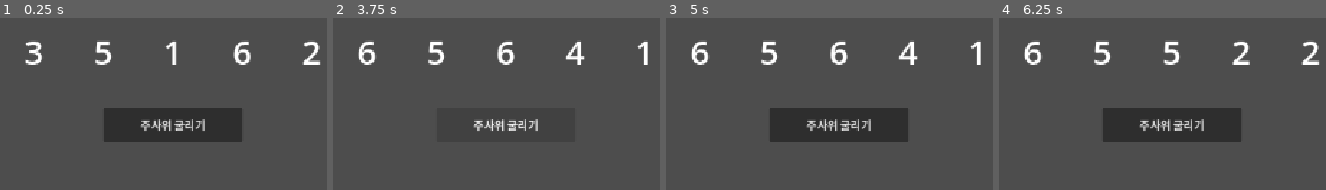
Above: before the commit, frames 1-4 (left to right).
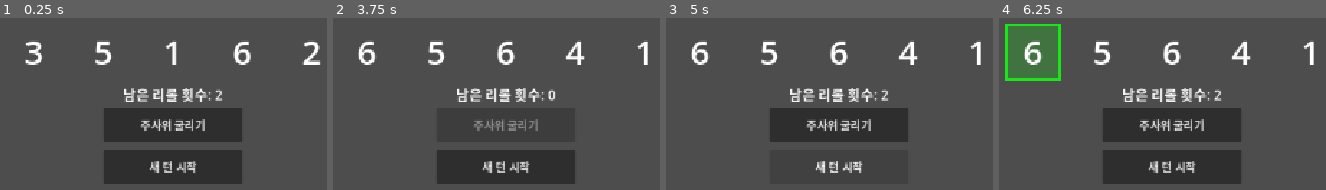
Above: after the commit, the same moments.

Repository: gyutaeng/yacht-dice
Game: Godot game, scene res://scenes/Main.tscn
The game is run twice, just before and just after one commit, with the same random seed, the same clock (stepped at 60 frames per second) and the same inputs.
Inputs (mouse positions are in pixels of both pictures, inside the frame that each line leads up to):
- Up to frame 1 (0.25 s): no input
- Up to frame 2 (3.75 s): click "주사위 굴리기" at 0.5 s; click (506, 165) at 1.25 s, where only the run after the commit has a clickable "새 턴 시작"; click (506, 165) at 2 s, where only the run after the commit has a clickable "새 턴 시작"; click "주사위 굴리기" at 2.75 s; click "주사위 굴리기" at 3.5 s
- Up to frame 3 (5 s): click (839, 165) at 4.25 s, where only the run after the commit has a clickable "새 턴 시작"
- Up to frame 4 (6.25 s): tap Enter at 5 s; move the mouse to (outside the picture) at 5.02 s; click (outside the picture) at 5.17 s; tap Space at 5.75 s; move the mouse to (1012, 62) at 5.77 s; click (1012, 62) at 5.92 s

The runs differ from the first frame. In frame 1, 9.5% of the frame differs, in the area x 31-75%, y 40-97%; in frame 2, 10%; in frame 3, 1.9%; in frame 4, 16%, in the area x 1-99%, y 3-97%.

Commit message:
주사위 고정 및 리롤 시스템 추가

Diff:
--- a/scenes/Main.gd
+++ b/scenes/Main.gd
@@ -1,17 +1,79 @@
 extends Node2D
 
+const MAX_REROLLS := 2
+
 var dice_results: Array[int] = [1, 1, 1, 1, 1]
+var dice_locked: Array[bool] = [false, false, false, false, false]
+var rerolls_left: int = MAX_REROLLS
+
+var locked_style := StyleBoxFlat.new()
 
 @onready var dice_labels: Array[Label] = [$Dice1, $Dice2, $Dice3, $Dice4, $Dice5]
 @onready var roll_button: Button = $RollButton
+@onready var new_turn_button: Button = $NewTurnButton
+@onready var reroll_label: Label = $RerollLabel
 
 
 func _ready() -> void:
+	locked_style.bg_color = Color(0.2, 0.6, 0.2, 0.5)
+	locked_style.border_color = Color(0.1, 0.9, 0.1)
+	locked_style.border_width_left = 3
+	locked_style.border_width_top = 3
+	locked_style.border_width_right = 3
+	locked_style.border_width_bottom = 3
+
 	roll_button.pressed.connect(_on_roll_button_pressed)
+	new_turn_button.pressed.connect(_on_new_turn_button_pressed)
+
+	for i in dice_labels.size():
+		var label := dice_labels[i]
+		label.mouse_filter = Control.MOUSE_FILTER_STOP
+		label.gui_input.connect(_on_dice_gui_input.bind(i))
+
+	_update_reroll_label()
+
+
+func _on_dice_gui_input(event: InputEvent, index: int) -> void:
+	if event is InputEventMouseButton and event.pressed and event.button_index == MOUSE_BUTTON_LEFT:
+		dice_locked[index] = not dice_locked[index]
+		_update_dice_visual(index)
+
+
+func _update_dice_visual(index: int) -> void:
+	var label := dice_labels[index]
+	if dice_locked[index]:
+		label.add_theme_stylebox_override("normal", locked_style)
+	else:
+		label.remove_theme_stylebox_override("normal")
 
 
 func _on_roll_button_pressed() -> void:
+	if rerolls_left <= 0:
+		return
+
 	for i in dice_labels.size():
+		if dice_locked[i]:
+			continue
 		var value := randi_range(1, 6)
 		dice_results[i] = value
 		dice_labels[i].text = str(value)
+
+	rerolls_left -= 1
+	_update_reroll_label()
+	if rerolls_left <= 0:
+		roll_button.disabled = true
+
+
+func _on_new_turn_button_pressed() -> void:
+	rerolls_left = MAX_REROLLS
+	roll_button.disabled = false
+
+	for i in dice_labels.size():
+		dice_locked[i] = false
+		_update_dice_visual(i)
+
+	_update_reroll_label()
+
+
+func _update_reroll_label() -> void:
+	reroll_label.text = "남은 리롤 횟수: %d" % rerolls_left
--- a/scenes/Main.tscn
+++ b/scenes/Main.tscn
@@ -55,9 +55,26 @@
 vertical_alignment = 1
 text = "2"
 
+[node name="RerollLabel" type="Label" parent="."]
+offset_left = 336.0
+offset_top = 385.0
+offset_right = 816.0
+offset_bottom = 415.0
+theme_override_font_sizes/font_size = 20
+horizontal_alignment = 1
+vertical_alignment = 1
+text = "남은 리롤 횟수: 2"
+
 [node name="RollButton" type="Button" parent="."]
 offset_left = 476.0
 offset_top = 420.0
 offset_right = 676.0
 offset_bottom = 470.0
 text = "주사위 굴리기"
+
+[node name="NewTurnButton" type="Button" parent="."]
+offset_left = 476.0
+offset_top = 480.0
+offset_right = 676.0
+offset_bottom = 530.0
+text = "새 턴 시작"
